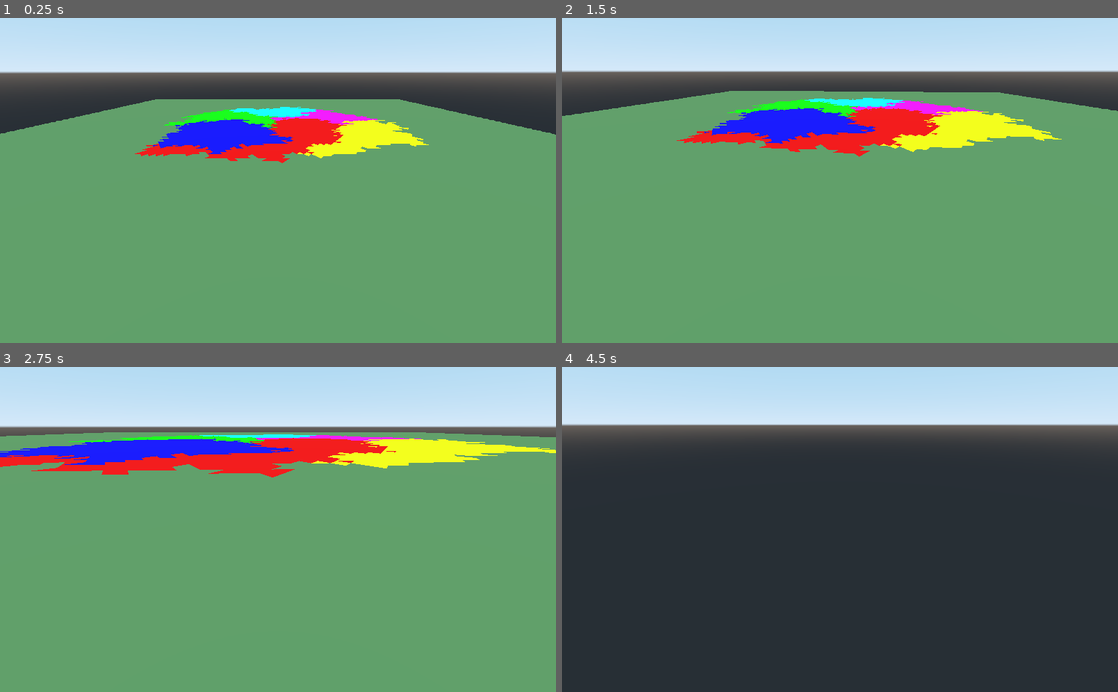
Above: before the commit, frames 1-4 (two rows, left to right).
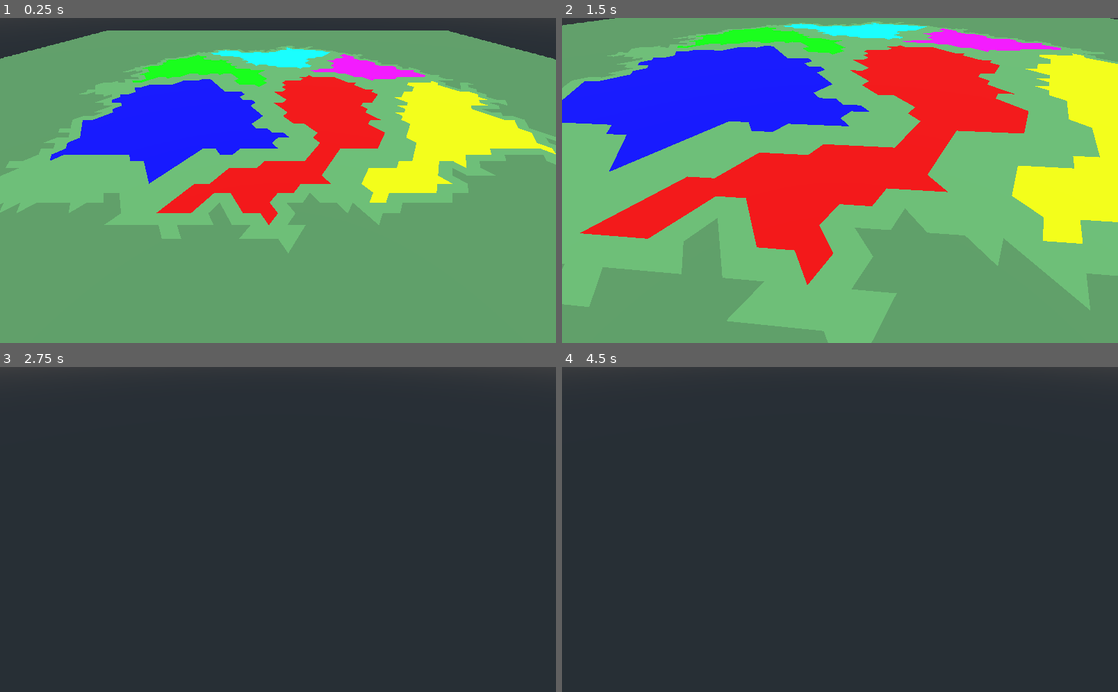
Above: after the commit, the same moments.

Repository: MichaelReel/Terrain_Scratch_2023
Game: Godot game, scene res://Main.tscn
Two runs of this game, one before a commit and one after it. Both use one fixed random seed, a clock stepped at 60 frames per second and the inputs below.
Inputs (mouse positions are in pixels of both pictures, inside the frame that each line leads up to):
- Up to frame 1 (0.25 s): no input
- Up to frame 2 (1.5 s): tap Enter at 0.5 s; move the mouse to (867, 180) at 0.52 s; hold W (forward) from 0.53 s (still down); move the mouse to (812, 180) at 1.27 s
- Up to frame 3 (2.75 s): keep holding W (forward); move the mouse to (289, 523) at 2.02 s
- Up to frame 4 (4.5 s): keep holding W (forward); move the mouse to (834, 536) at 2.77 s; tap Space (up) at 3.5 s; move the mouse to (878, 532) at 3.52 s; tap Enter at 4.25 s; move the mouse to (795, 526) at 4.27 s

The runs differ from the first frame. In frame 1, 55% of the frame differs, in the area x 0-100%, y 0-73%; in frame 2, 78%; in frame 3, 100%, in the area x 0-100%, y 0-100%; in frame 4, 22%.

Commit message:
Added mechanism to tidy up region boundaries

Diff:
--- a/Main.tscn
+++ b/Main.tscn
@@ -8,10 +8,10 @@
 [node name="IslandMesh" parent="." instance=ExtResource( 1 )]
 
 [node name="FlyingCamera" parent="." instance=ExtResource( 2 )]
-transform = Transform( 1, 0, 0, 0, 1, 0, 0, 0, 1, 0, 100, 500 )
+transform = Transform( 1, 0, 0, 0, 1, 0, 0, 0, 1, 0, 100, 300 )
 
 [node name="CameraMount" parent="FlyingCamera" index="0"]
-transform = Transform( 1, 0, 0, 0, 0.906308, 0.422618, 0, -0.422618, 0.906308, 0, 0, 0 )
+transform = Transform( 1, 0, 0, 0, 0.766044, 0.642788, 0, -0.642788, 0.766044, 0, 0, 0 )
 
 [node name="DirectionalLight" type="DirectionalLight" parent="."]
 transform = Transform( 1, 0, 0, 0, -4.37114e-08, 1, 0, -1, -4.37114e-08, 0, 0, 0 )
--- a/lib/terrain/Region.gd
+++ b/lib/terrain/Region.gd
@@ -55,9 +55,10 @@
 			border_cells.append(cell)
 		elif cell.count_corner_neighbours_with_parent(self) < 9:
 			border_cells.append(cell)
-	# Return the border cells to the parent
+	# Return the border cells to the parent and mark as frontier
 	for border_cell in border_cells:
 		remove_triangle_as_cell(border_cell)
+		_region_front = border_cells
 
 func get_some_triangles(rng: RandomNumberGenerator, count: int) -> Array:  # -> Array[Triangle]
 	"""Get upto count random cells from this region"""
@@ -105,7 +106,7 @@
 func set_water_height(perimeter_height: float) -> void:
 	_perimeter_height = perimeter_height
 
-func get_perimeter_lines() -> Array:  # -> Array[Vertex]
+func get_perimeter_lines(fill_in: bool = true) -> Array:  # -> Array[Vertex]
 	if _perimeter_outlined:
 		return _perimeter_lines
 
@@ -129,7 +130,11 @@
 	_perimeter_lines = max_chain
 
 	# Include threshold triangles that are not on the perimeter path
-	_add_non_perimeter_boundaries()
+	if fill_in:
+		_add_non_perimeter_boundaries()
+	else:
+		chains.erase(max_chain)
+		_remove_small_portion_boundaries(chains)
 
 	_perimeter_outlined = true
 	return _perimeter_lines
@@ -164,6 +169,46 @@
 	for front_triangle in remove_from_front:
 		_region_front.erase(front_triangle)
 
+func _remove_small_portion_boundaries(chains: Array) -> void:  # (chains: Array[Array[Edge]])
+	"""
+	Remove any triangles and boundaries that arent the main body
+	chains are the non-main perimeter outlines
+	"""
+	if chains.empty():
+		return
+
+	# Filter the frontier cells to keep only those against the max perimeter
+	var new_region_front: Array = []
+	for front_cell in _region_front:
+		var on_new_perimeter = false
+		for edge in front_cell.get_edges():
+			if edge in _perimeter_lines:
+				on_new_perimeter = true
+		if on_new_perimeter:
+			new_region_front.append(front_cell)
+	_region_front = new_region_front
+
+	# Easier to work with a single array
+	var non_perimeter_edges: Array = []
+	for chain in chains:
+		non_perimeter_edges.append_array(chain)
+
+	# Create a front of cells to be removed
+	var inward_front: Array = []
+	for non_perimeter_edge in non_perimeter_edges:
+		for tri in non_perimeter_edge.get_bordering_triangles():
+			if tri.get_parent() == self and not tri in inward_front:
+#				remove_triangle_as_cell(tri)
+				inward_front.append(tri)
+
+	var cells_in_main: Array = []
+	while not inward_front.empty():
+		var tri = inward_front.pop_back()
+		for neighbour in tri.get_neighbours():
+			if neighbour.get_parent() == self and not neighbour in inward_front:
+				inward_front.append(neighbour)
+		remove_triangle_as_cell(tri)
+
 func _get_points_in_region() -> Array:  # Array[Vertex]
 	"""Get all the points within the region"""
 	var points: Array = []
--- a/lib/terrain/RegionStage.gd
+++ b/lib/terrain/RegionStage.gd
@@ -6,7 +6,7 @@
 var _colors: PoolColorArray
 var _regions: Array = []  # Array[Region]
 var _expansion_done: bool = false
-#var _perimeter_done: bool = false
+var _perimeter_done: bool = false
 var _margins_done: bool = false
 var _rng := RandomNumberGenerator.new()
 
@@ -21,7 +21,7 @@
 func perform() -> void:
 	_setup_regions()
 
-	while not _expansion_done or not _margins_done:
+	while not _expansion_done or not _perimeter_done or not _margins_done:
 		if not _expansion_done:
 			var done = true
 			for region in _regions:
@@ -32,8 +32,13 @@
 			continue
 
 		if not _margins_done:
-#			_expand_margins()
+			_expand_margins()
 			_margins_done = true
+
+		if not _perimeter_done:
+			for region in _regions:
+				var _lines: Array = region.get_perimeter_lines(false)
+			_perimeter_done = true
 
 func _expand_margins() -> void:
 	for region in _regions:
Not shown, changed: README.md
